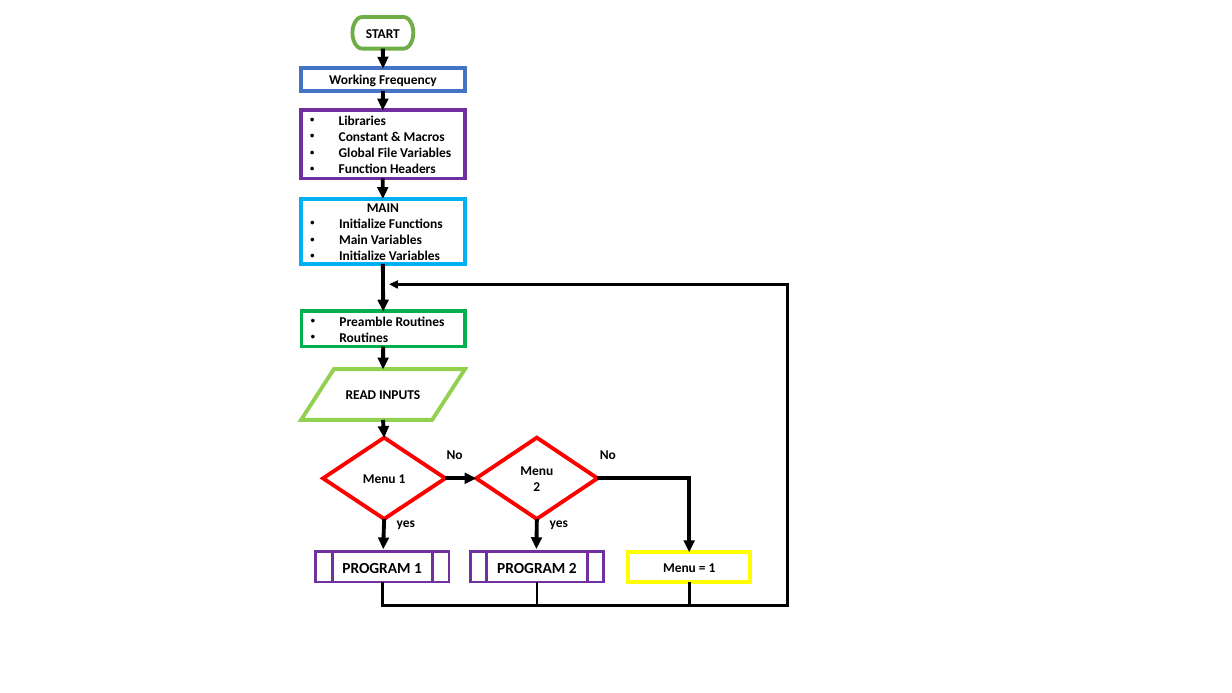
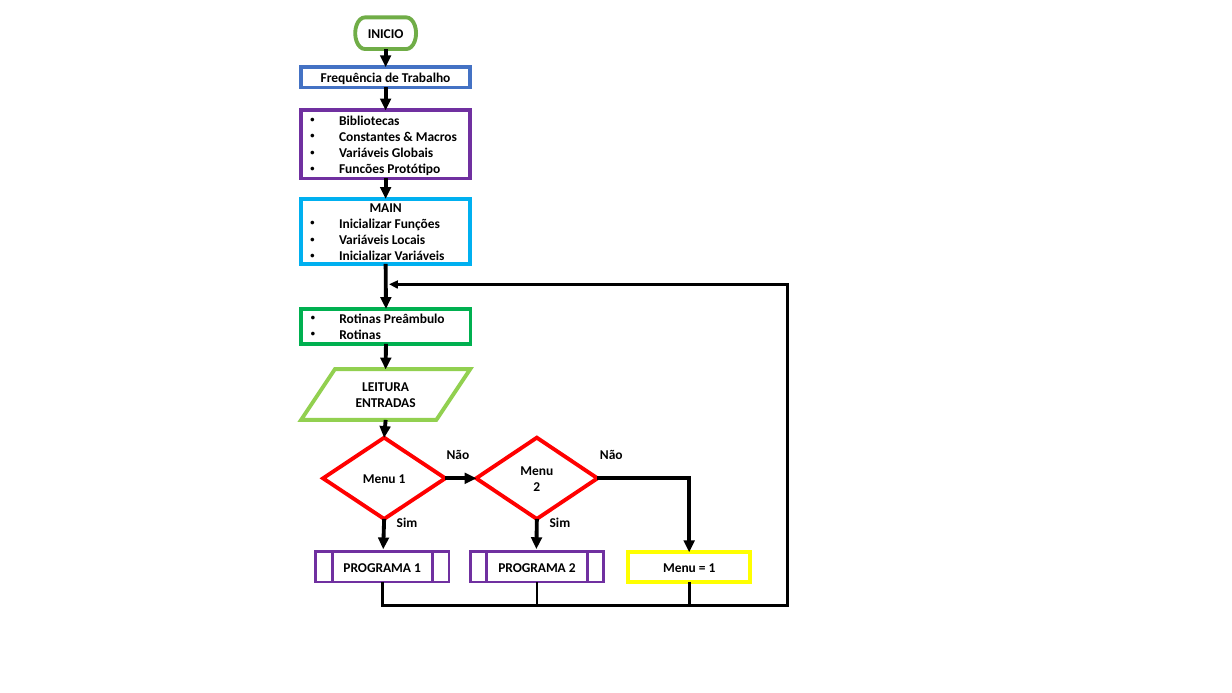
Before and after one commit to sergio1020881/PESTA2021, a slide deck: slide 1 of Relatorio/image/PESTA/flowchart/Main_Program_1.pptx. Drawn at 1232x693 pixels with LibreOffice and Linux fonts; fonts in the diff are those of the drawing. Boxes give left, top, right and bottom in pixels: in the first picture for what was removed or moved away, otherwise in the second. Text is boxed around its words. In the diff, an @@ line names an element or a change of style, - is before the commit and + after.

```diff
--- a/Relatorio/image/PESTA/flowchart/Main_Program_1.pptx
+++ b/Relatorio/image/PESTA/flowchart/Main_Program_1.pptx
@@ text in pill shape at (x1=368, y1=29, x2=404, y2=38): text changed @@
-START
+INICIO
@@ rectangle "Frequência de Trabalho" resized from (x1=301, y1=68, x2=465, y2=91) to (x1=301, y1=67, x2=470, y2=87) @@
@@ text in rectangle at (x1=321, y1=72, x2=451, y2=84): text changed @@
-Working Frequency
+Frequência de Trabalho
@@ rectangle "Bibliotecas" resized from (x1=301, y1=110, x2=465, y2=178) to (x1=301, y1=110, x2=470, y2=178) @@
@@ text in rectangle at (x1=339, y1=115, x2=457, y2=175): text changed @@
-• Libraries
-• Constant & Macros
-• Global File Variables
-• Function Headers
+• Bibliotecas
+• Constantes & Macros
+• Variáveis Globais
+• Funcões Protótipo
@@ rectangle "MAIN" resized from (x1=301, y1=199, x2=465, y2=264) to (x1=301, y1=199, x2=470, y2=264) @@
@@ text in rectangle at (x1=339, y1=218, x2=445, y2=264): text changed @@
-• Initialize Functions
-• Main Variables
-• Initialize Variables
+• Inicializar Funções
+• Variáveis Locais
+• Inicializar Variáveis
@@ rectangle "Rotinas Preâmbulo" resized from (x1=301, y1=311, x2=465, y2=347) to (x1=301, y1=309, x2=470, y2=344) @@
@@ text in rectangle at (x1=339, y1=313, x2=445, y2=343): text changed @@
-• Preamble Routines
-• Routines
+• Rotinas Preâmbulo
+• Rotinas
@@ flow chart input output "LEITURA ENTRADAS" resized from (x1=301, y1=370, x2=465, y2=421) to (x1=301, y1=370, x2=470, y2=421) @@
@@ text in flow chart input output at (x1=356, y1=382, x2=416, y2=407): text changed @@
-READ INPUTS
+LEITURA ENTRADAS
@@ text at (x1=447, y1=450, x2=470, y2=459): text changed @@
-No
+Não
@@ text at (x1=600, y1=450, x2=623, y2=459): text changed @@
-No
+Não
@@ text at (x1=397, y1=517, x2=418, y2=527): text changed @@
-yes
+Sim
@@ text at (x1=550, y1=517, x2=571, y2=527): text changed @@
-yes
+Sim
@@ text in flow chart predefined process at (x1=343, y1=563, x2=421, y2=572): text changed; size 12 to 10.5 pt @@
-PROGRAM 1
+PROGRAMA 1
@@ text in flow chart predefined process at (x1=498, y1=563, x2=576, y2=572): text changed; size 12 to 10.5 pt @@
-PROGRAM 2
+PROGRAMA 2
```
Also in this commit, not shown: 25 other files.
